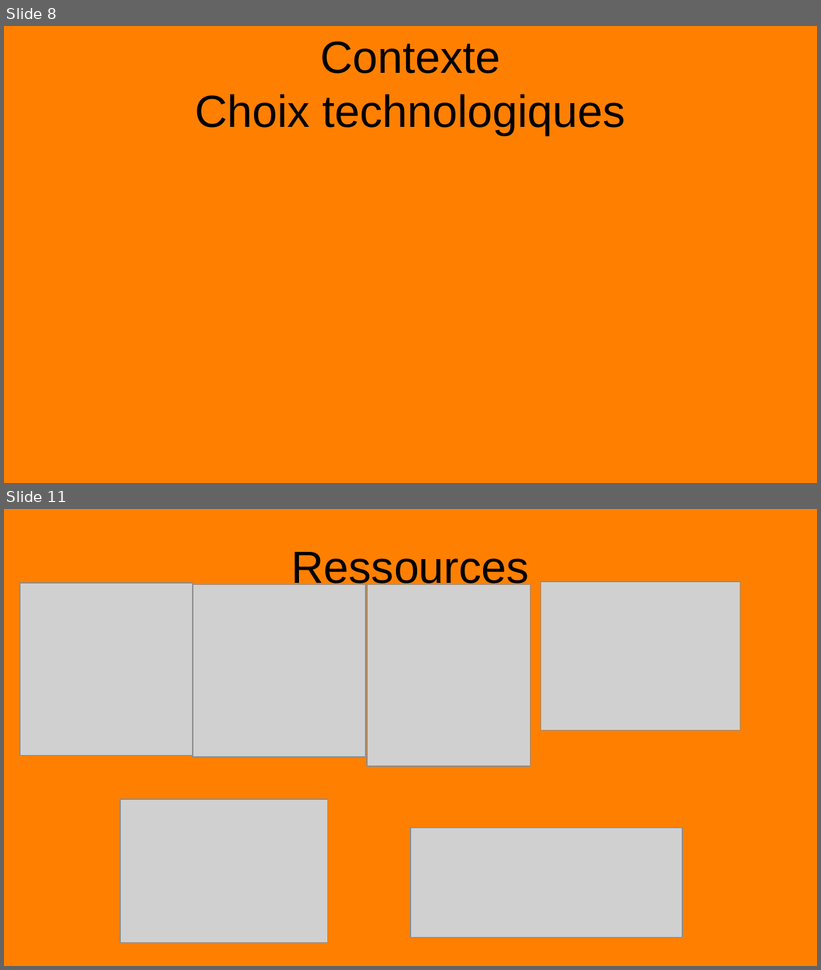
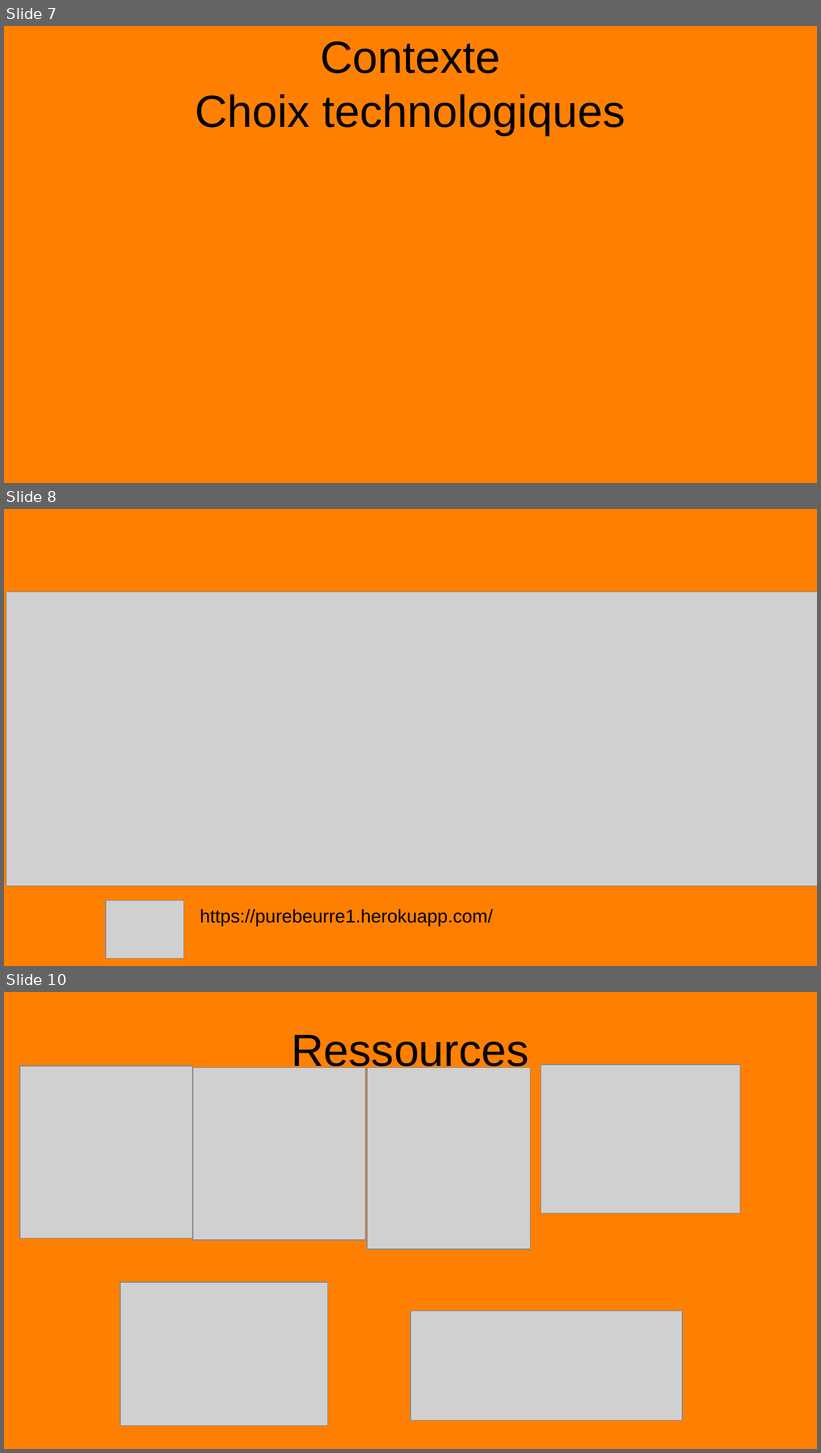
Before and after one commit to jbbaillet85/PureBeurre, a slide deck: documentation/presentation.odp. Shown one above the other, each under a label of ours: slides 8 and 11 before the commit, slides 7, 8 and 10 after it; the slides between them are not shown. The pictures are 821x970 and 821x1453 pixels, drawn with LibreOffice and Linux fonts; fonts in the diff are those of the drawing; grey boxes stand for pictures; background and template pictures are left out. Boxes give left, top, right and bottom in pixels: in the first picture for what was removed or moved away, otherwise in the second. Text is boxed around its words. In the diff, an @@ line names an element or a change of style, - is before the commit and + after.

```diff
--- a/documentation/presentation.odp
+++ b/documentation/presentation.odp
@@ slide 8 added at <box>4,509,817,966</box>, background #FF8000 @@
@@ picture added at <box>6,591,817,886</box> @@
@@ picture added at <box>106,901,184,959</box> @@
@@ text added at <box>200,909,493,926</box>, 18 pt, text #000000 @@
+https://purebeurre1.herokuapp.com/
@@ what was slide 8 is now slide 7 @@
@@ what was slide 11 is now slide 10 @@
```
Also in this commit, not shown: 2 slides changed, 2 slides removed, 28 other files.
